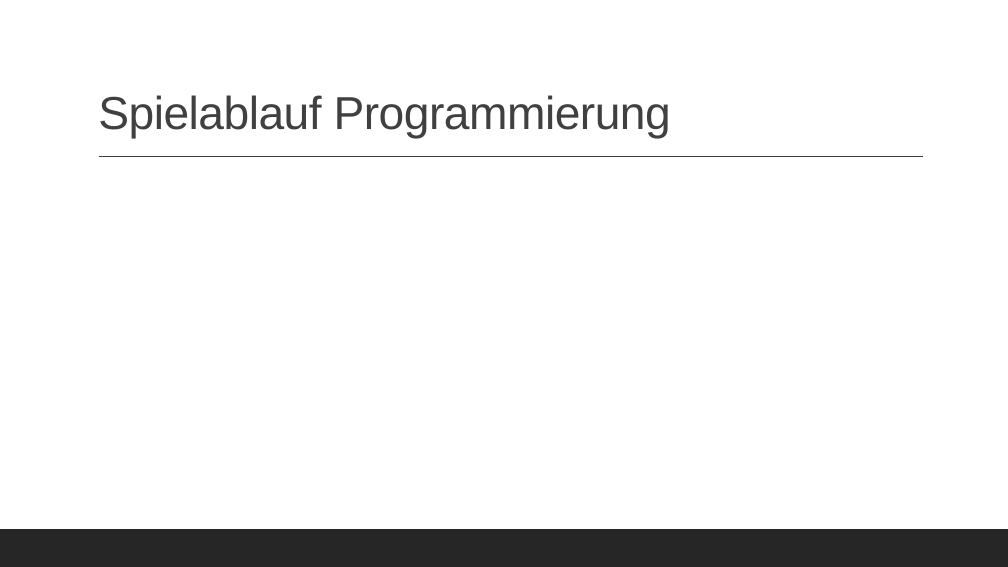
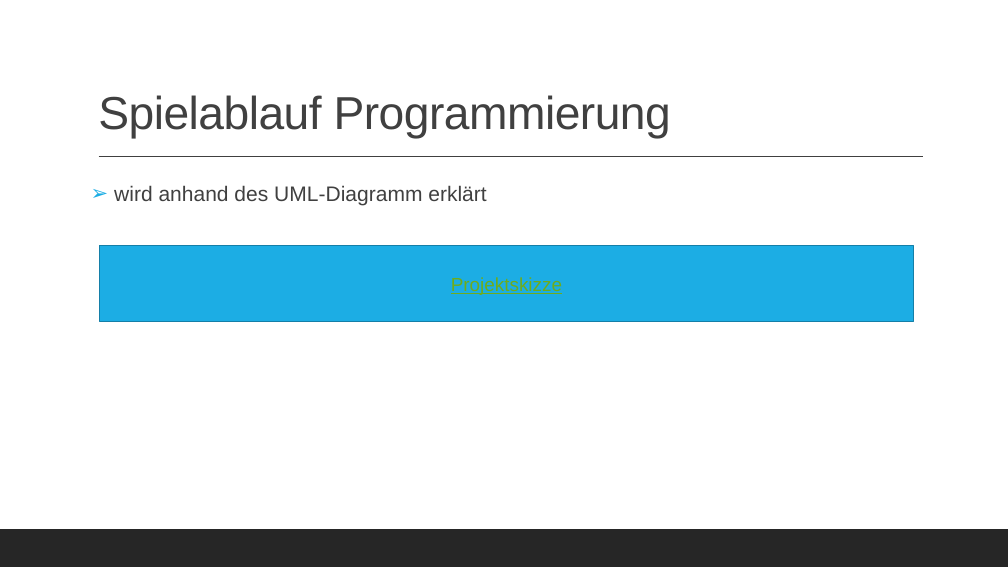
Before and after one commit to KraupaMario/DV-Projekt, a slide deck: slide 6 of 4_Praesentation/DV-Projekt.pptx. Drawn at 1008x567 pixels with LibreOffice and Linux fonts; fonts in the diff are those of the drawing. Boxes give left, top, right and bottom in pixels: in the first picture for what was removed or moved away, otherwise in the second. Text is boxed around its words. In the diff, an @@ line names an element or a change of style, - is before the commit and + after.

Commit message:
Fertigstellung Projektskizze+Präsentation+UML-Diagramm

```diff
--- a/4_Praesentation/DV-Projekt.pptx
+++ b/4_Praesentation/DV-Projekt.pptx
@@ text added at (x1=114, y1=185, x2=486, y2=206), 20 pt, text #404040 @@
+➢ wird anhand des UML-Diagramm erklärt
@@ rectangle added at (x1=99, y1=246, x2=914, y2=321), fill #1CADE4, outline #1580A9 1.25 pt, 18 pt, text #6EAC1C, underline @@
+Projektskizze
```
Also in this commit, not shown: 3 other slides changed, 1 slide added, 2 slides removed, 3 other files.
